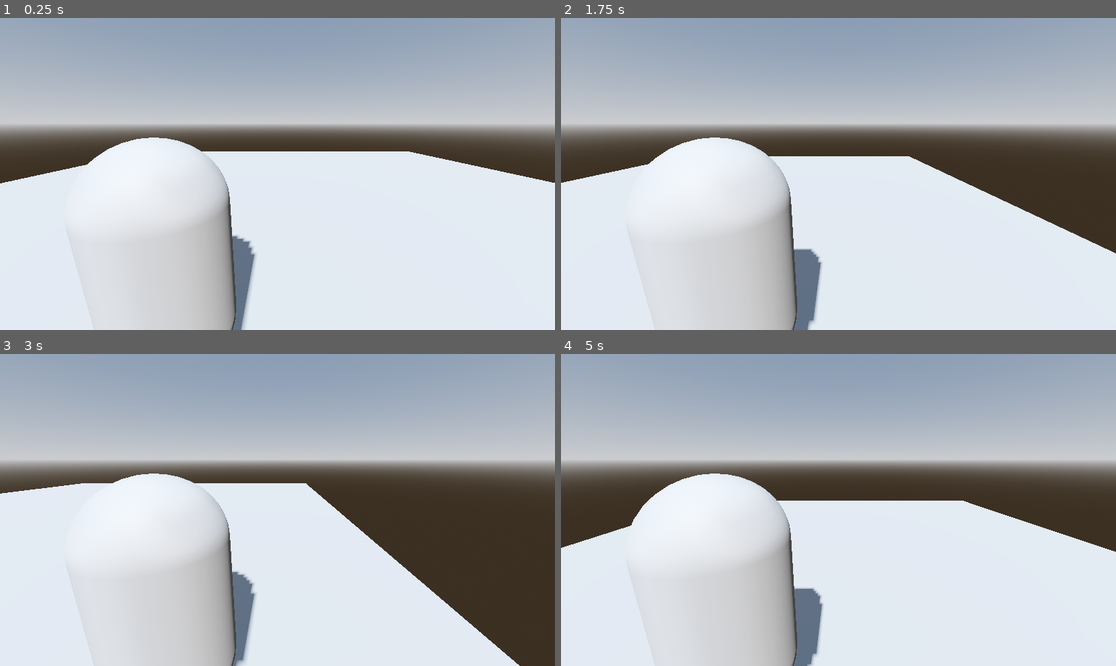
Above: before the commit, frames 1-4 (two rows, left to right).
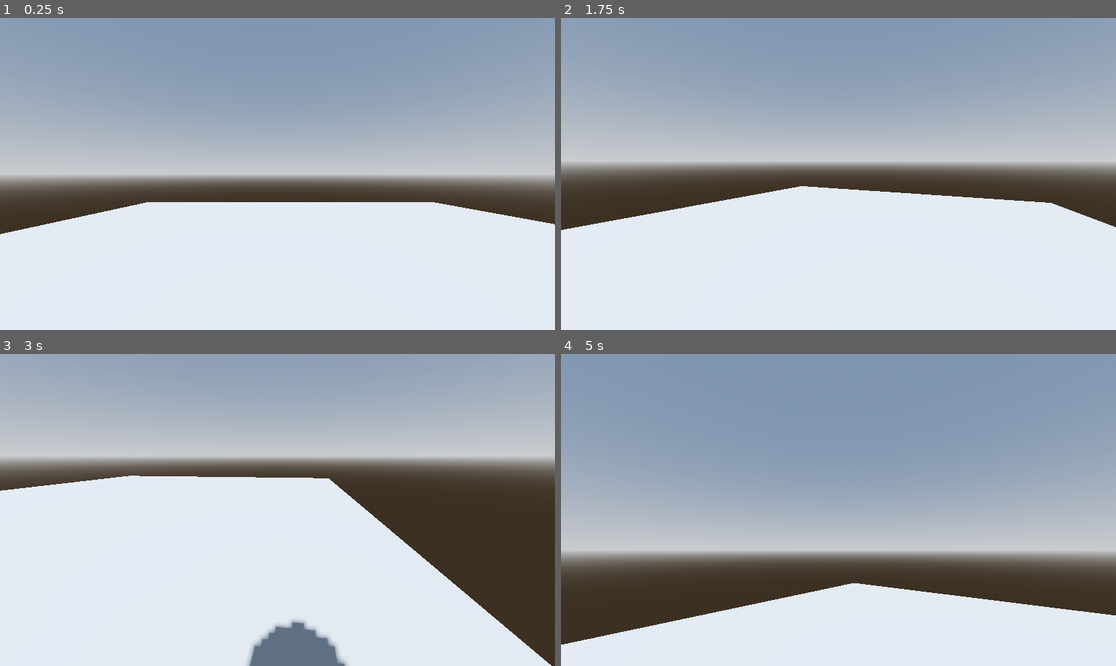
Above: after the commit, the same moments.

Repository: EnderiousGaming/R0-0TRoguelike
Game: Godot game, scene res://scenes/world.tscn
The game is run twice, just before and just after one commit, with the same random seed, the same clock (stepped at 60 frames per second) and the same inputs.
Inputs (mouse positions are in pixels of both pictures, inside the frame that each line leads up to):
- Up to frame 1 (0.25 s): no input
- Up to frame 2 (1.75 s): tap Enter (ui_accept) at 0.5, 0.77, 1.52 s; move the mouse to (960, 158) at 0.52 s; hold Right (ui_right) 0.53-1.28 s; move the mouse to (727, 189) at 1.27 s; hold Down (ui_down) from 1.28 s (still down)
- Up to frame 3 (3 s): move the mouse to (333, 441) at 2.02 s; release Down (ui_down) at 2.03 s; hold Right (ui_right) 2.03-2.78 s; move the mouse to (249, 572) at 2.77 s; hold Up (ui_up) from 2.78 s (still down)
- Up to frame 4 (5 s): tap Enter (ui_accept) at 3.02, 3.77, 4.52 s; move the mouse to (1005, 556) at 3.52 s; release Up (ui_up) at 3.53 s; hold Left (ui_left) from 3.53 s (still down); tap Escape (ui_cancel) at 4.15 s; move the mouse to (672, 463) at 4.27 s

The runs differ from the first frame. In frame 1, 49% of the frame differs, in the area x 0-100%, y 16-100%; in frame 2, 40%; in frame 3, 16%; in frame 4, 74%, in the area x 0-100%, y 5-100%.

Commit message:
Changed to a 1st person perspective

Diff:
--- a/project.godot
+++ b/project.godot
@@ -15,6 +15,41 @@
 config/features=PackedStringArray("4.6", "Forward Plus")
 config/icon="res://icon.svg"
 
+[input]
+
+ui_left={
+"deadzone": 0.5,
+"events": [Object(InputEventKey,"resource_local_to_scene":false,"resource_name":"","device":0,"window_id":0,"alt_pressed":false,"shift_pressed":false,"ctrl_pressed":false,"meta_pressed":false,"pressed":false,"keycode":4194319,"physical_keycode":0,"key_label":0,"unicode":0,"location":0,"echo":false,"script":null)
+, Object(InputEventJoypadButton,"resource_local_to_scene":false,"resource_name":"","device":-1,"button_index":13,"pressure":0.0,"pressed":false,"script":null)
+, Object(InputEventJoypadMotion,"resource_local_to_scene":false,"resource_name":"","device":-1,"axis":0,"axis_value":-1.0,"script":null)
+, Object(InputEventKey,"resource_local_to_scene":false,"resource_name":"","device":-1,"window_id":0,"alt_pressed":false,"shift_pressed":false,"ctrl_pressed":false,"meta_pressed":false,"pressed":false,"keycode":0,"physical_keycode":65,"key_label":0,"unicode":97,"location":0,"echo":false,"script":null)
+]
+}
+ui_right={
+"deadzone": 0.5,
+"events": [Object(InputEventKey,"resource_local_to_scene":false,"resource_name":"","device":0,"window_id":0,"alt_pressed":false,"shift_pressed":false,"ctrl_pressed":false,"meta_pressed":false,"pressed":false,"keycode":4194321,"physical_keycode":0,"key_label":0,"unicode":0,"location":0,"echo":false,"script":null)
+, Object(InputEventJoypadButton,"resource_local_to_scene":false,"resource_name":"","device":-1,"button_index":14,"pressure":0.0,"pressed":false,"script":null)
+, Object(InputEventJoypadMotion,"resource_local_to_scene":false,"resource_name":"","device":-1,"axis":0,"axis_value":1.0,"script":null)
+, Object(InputEventKey,"resource_local_to_scene":false,"resource_name":"","device":-1,"window_id":0,"alt_pressed":false,"shift_pressed":false,"ctrl_pressed":false,"meta_pressed":false,"pressed":false,"keycode":0,"physical_keycode":68,"key_label":0,"unicode":100,"location":0,"echo":false,"script":null)
+]
+}
+ui_up={
+"deadzone": 0.5,
+"events": [Object(InputEventKey,"resource_local_to_scene":false,"resource_name":"","device":0,"window_id":0,"alt_pressed":false,"shift_pressed":false,"ctrl_pressed":false,"meta_pressed":false,"pressed":false,"keycode":4194320,"physical_keycode":0,"key_label":0,"unicode":0,"location":0,"echo":false,"script":null)
+, Object(InputEventJoypadButton,"resource_local_to_scene":false,"resource_name":"","device":-1,"button_index":11,"pressure":0.0,"pressed":false,"script":null)
+, Object(InputEventJoypadMotion,"resource_local_to_scene":false,"resource_name":"","device":-1,"axis":1,"axis_value":-1.0,"script":null)
+, Object(InputEventKey,"resource_local_to_scene":false,"resource_name":"","device":-1,"window_id":0,"alt_pressed":false,"shift_pressed":false,"ctrl_pressed":false,"meta_pressed":false,"pressed":false,"keycode":0,"physical_keycode":87,"key_label":0,"unicode":119,"location":0,"echo":false,"script":null)
+]
+}
+ui_down={
+"deadzone": 0.5,
+"events": [Object(InputEventKey,"resource_local_to_scene":false,"resource_name":"","device":0,"window_id":0,"alt_pressed":false,"shift_pressed":false,"ctrl_pressed":false,"meta_pressed":false,"pressed":false,"keycode":4194322,"physical_keycode":0,"key_label":0,"unicode":0,"location":0,"echo":false,"script":null)
+, Object(InputEventJoypadButton,"resource_local_to_scene":false,"resource_name":"","device":-1,"button_index":12,"pressure":0.0,"pressed":false,"script":null)
+, Object(InputEventJoypadMotion,"resource_local_to_scene":false,"resource_name":"","device":-1,"axis":1,"axis_value":1.0,"script":null)
+, Object(InputEventKey,"resource_local_to_scene":false,"resource_name":"","device":-1,"window_id":0,"alt_pressed":false,"shift_pressed":false,"ctrl_pressed":false,"meta_pressed":false,"pressed":false,"keycode":0,"physical_keycode":83,"key_label":0,"unicode":115,"location":0,"echo":false,"script":null)
+]
+}
+
 [physics]
 
 3d/physics_engine="Jolt Physics"
--- a/scenes/player.gd
+++ b/scenes/player.gd
@@ -1,23 +1,48 @@
 extends CharacterBody3D
-
 
 const SPEED = 5.0
 const JUMP_VELOCITY = 4.5
+var gravity = ProjectSettings.get_setting("physics/3d/default_gravity")
 
+# --- CAMERA VARIABLES ---
+@export var mouse_sensitivity := 0.002
+@onready var head = $Head
 
-func _physics_process(delta: float) -> void:
-	# Add the gravity.
+func _ready():
+	# Lock the mouse to the center of the game window
+	Input.set_mouse_mode(Input.MOUSE_MODE_CAPTURED)
+
+func _unhandled_input(event):
+	# Listen for mouse movement
+	if event is InputEventMouseMotion:
+		# 1ST PERSON MAGIC: Rotate the WHOLE BODY left and right (Y axis)
+		rotate_y(-event.relative.x * mouse_sensitivity)
+
+		# Rotate ONLY THE HEAD up and down (X axis)
+		head.rotate_x(-event.relative.y * mouse_sensitivity)
+
+		# Clamp the head so you can't break your neck looking too far up/down
+		head.rotation.x = clamp(head.rotation.x, deg_to_rad(-89), deg_to_rad(89))
+
+	# Press ESC to get your mouse back
+	if event.is_action_pressed("ui_cancel"):
+		Input.set_mouse_mode(Input.MOUSE_MODE_VISIBLE)
+
+func _physics_process(delta):
+	# Add gravity.
 	if not is_on_floor():
-		velocity += get_gravity() * delta
+		velocity.y -= gravity * delta
 
 	# Handle jump.
 	if Input.is_action_just_pressed("ui_accept") and is_on_floor():
 		velocity.y = JUMP_VELOCITY
 
-	# Get the input direction and handle the movement/deceleration.
-	# As good practice, you should replace UI actions with custom gameplay actions.
-	var input_dir := Input.get_vector("ui_left", "ui_right", "ui_up", "ui_down")
-	var direction := (transform.basis * Vector3(input_dir.x, 0, input_dir.y)).normalized()
+	# Get WASD input
+	var input_dir = Input.get_vector("ui_left", "ui_right", "ui_up", "ui_down")
+
+	# THE MAGIC: Move relative to where the BODY is facing!
+	var direction = (transform.basis * Vector3(input_dir.x, 0, input_dir.y)).normalized()
+
 	if direction:
 		velocity.x = direction.x * SPEED
 		velocity.z = direction.z * SPEED
--- a/scenes/player.tscn
+++ b/scenes/player.tscn
@@ -13,7 +13,10 @@
 shape = SubResource("CapsuleShape3D_g2els")
 
 [node name="MeshInstance3D" type="MeshInstance3D" parent="." unique_id=586310969]
+cast_shadow = 3
 mesh = SubResource("CapsuleMesh_qhqgy")
 
-[node name="Camera3D" type="Camera3D" parent="." unique_id=42691130]
-transform = Transform3D(1, 0, 0, 0, 0.9701986, 0.24231139, 0, -0.24231139, 0.9701986, 0.8663236, 1.0961014, 1.413993)
+[node name="Head" type="Node3D" parent="." unique_id=2120927941]
+transform = Transform3D(1, 0, 0, 0, 1, 0, 0, 0, 1, 0, 0.971586, 0)
+
+[node name="Camera3D" type="Camera3D" parent="Head" unique_id=1523302460]
